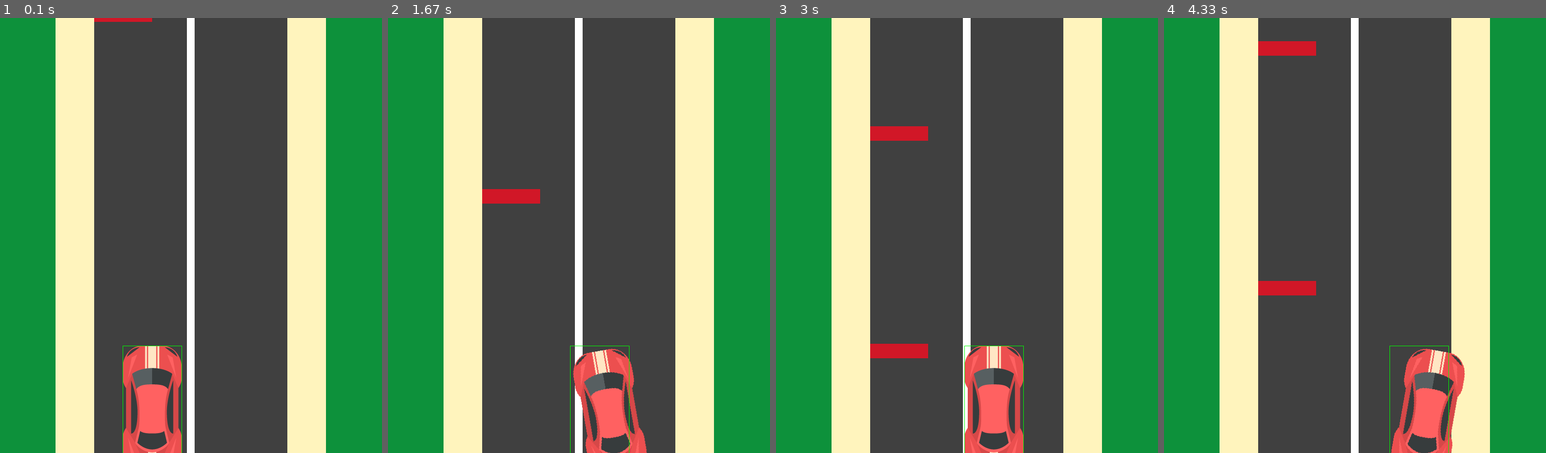
Above: before the commit, frames 1-4 (left to right).
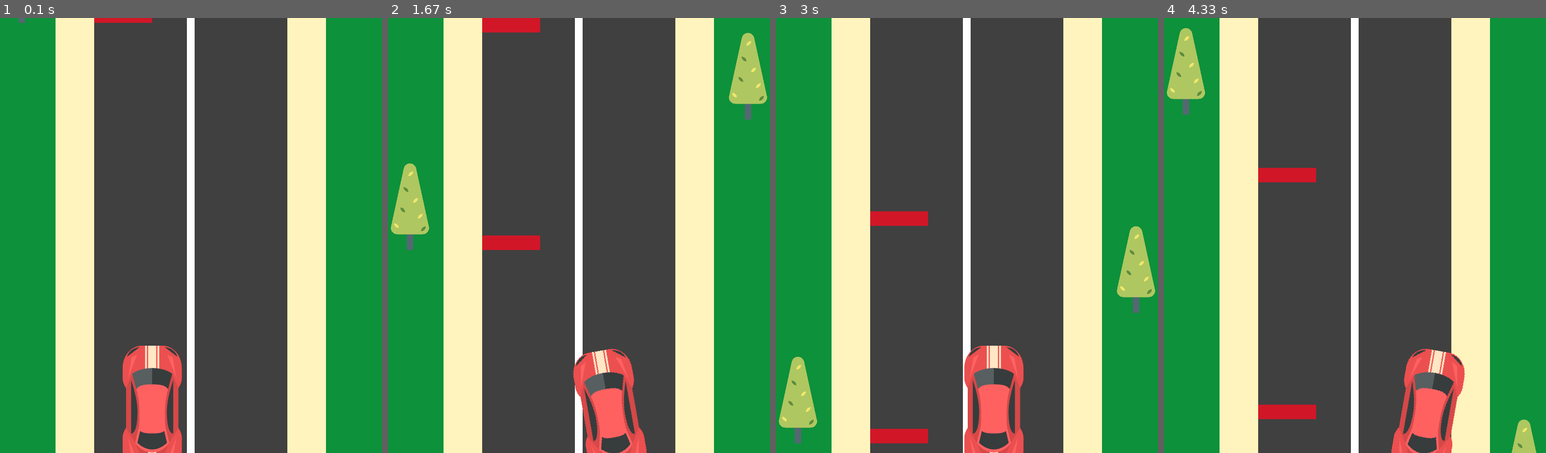
Above: after the commit, the same moments.

Repository: 100ballovby/tuesday_start_2122
Game: pygame game, started from 23_lesson_1503/05_racing_trees.py
Same seed, same stepped clock (60 frames per second), same inputs: the game is played once before the commit and once after it.
Inputs:
- Up to frame 1 (0.1 s): no input
- Up to frame 2 (1.67 s): hold Right 0.33-0.8 s; hold Right 0.83-1.3 s; hold Left from 1.33 s (still down)
- Up to frame 3 (3 s): release Left at 1.87 s; hold Left 1.9-2.3 s; hold Right 2.33-2.97 s
- Up to frame 4 (4.33 s): hold Left 3-3.47 s; hold Right 3.5-3.97 s; hold Right from 4 s (still down)

The runs differ from the first frame. In frame 1, 0.1% of the frame differs, in the area x 4-48%, y 0-100%; in frame 2, 3.9%; in frame 3, 4.4%, in the area x 0-100%, y 24-100%; in frame 4, 3.6%.

Commit message:
Adding trees and trees motion

Diff:
--- a/23_lesson_1503/05_racing_trees.py
+++ b/23_lesson_1503/05_racing_trees.py
@@ -42,11 +42,27 @@
 paddle = pg.Rect(road.x, -30, road_width * 0.3, 30)
 paddle2 = pg.Rect(road.x, paddle.y - H // 2, road_width * 0.3, 30)
 
+# Car
 img = pg.image.load('car.png').convert_alpha()  # загружаю и импортирую в проект картинку машины
 img_rect = img.get_rect()  # превращаю картинку в игровой объект
 img_rect.center = 320, 800
 car = img
 car_rect = img_rect
+
+# Tree
+tree1 = pg.image.load('tree-3.png')
+tree1_rect = tree1.get_rect()
+tree1 = pg.transform.scale(tree1, [W * 0.1, H * 0.2])  # изменяю размер изображения
+# scale(что_изменять, [ширина, высота])
+
+tree2 = pg.image.load('tree-3.png')
+tree2_rect = tree2.get_rect()
+tree2 = pg.transform.scale(tree2, [W * 0.1, H * 0.2])
+
+tree1_rect.x = 10
+tree1_rect.y = 0 - H * 0.2
+tree2_rect.x = W - 90
+tree2_rect.y = 0 - H // 2
 
 car_speed = 0  # начальная скорость машины
 angle = 0  # угол поворота машины
@@ -84,14 +100,14 @@
     rect(screen, RED, paddle2)  # препятствие № 2
 
     screen.blit(car, car_rect)  # отображаю картинку с машиной
-    rect(screen, (255, 0, 0), img_rect, 1)  # технические блоки, потом удалим
-    rect(screen, (0, 255, 0), car_rect, 1)  # технические блоки, потом удалим
+    screen.blit(tree1, tree1_rect)
+    screen.blit(tree2, tree2_rect)
     pg.display.update()
 
     # Game logic
     moving(car_rect, car_speed, border_left, border_right)
-    paddle.y += 8
-    paddle2.y += 8
+    paddle.y += 10
+    paddle2.y += 10
 
     if paddle.top >= H:  # если препятствие упало вниз
         x = r.randint(1, 3)  # сгенерировать случайное число
@@ -111,3 +127,10 @@
         else:
             paddle2.right = road.right  # третья дорожка
         paddle2.y = paddle.y - H // 2  # поднять препятствие наверх
+
+    tree1_rect.y += 10
+    tree2_rect.y += 10
+    if tree1_rect.y >= H:
+        tree1_rect.y = 0 - H * 0.2
+    if tree2_rect.y >= H:
+        tree2_rect.y = 0 - H // 2
